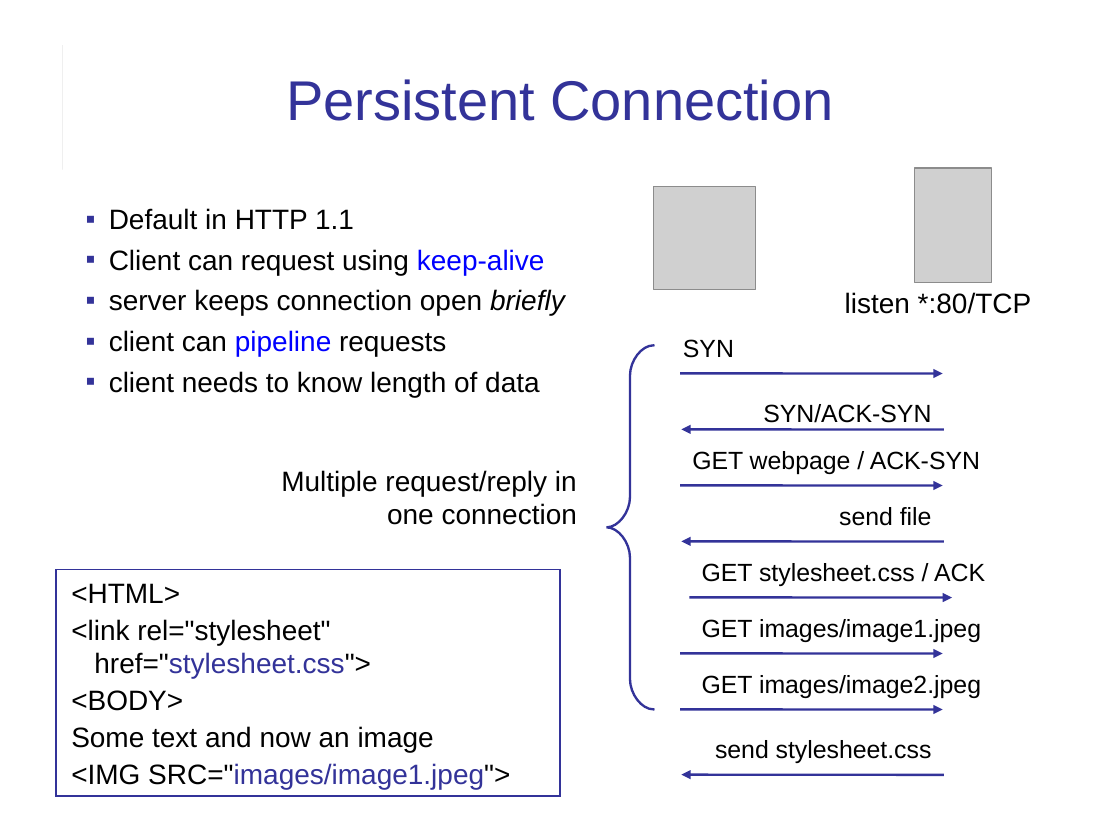
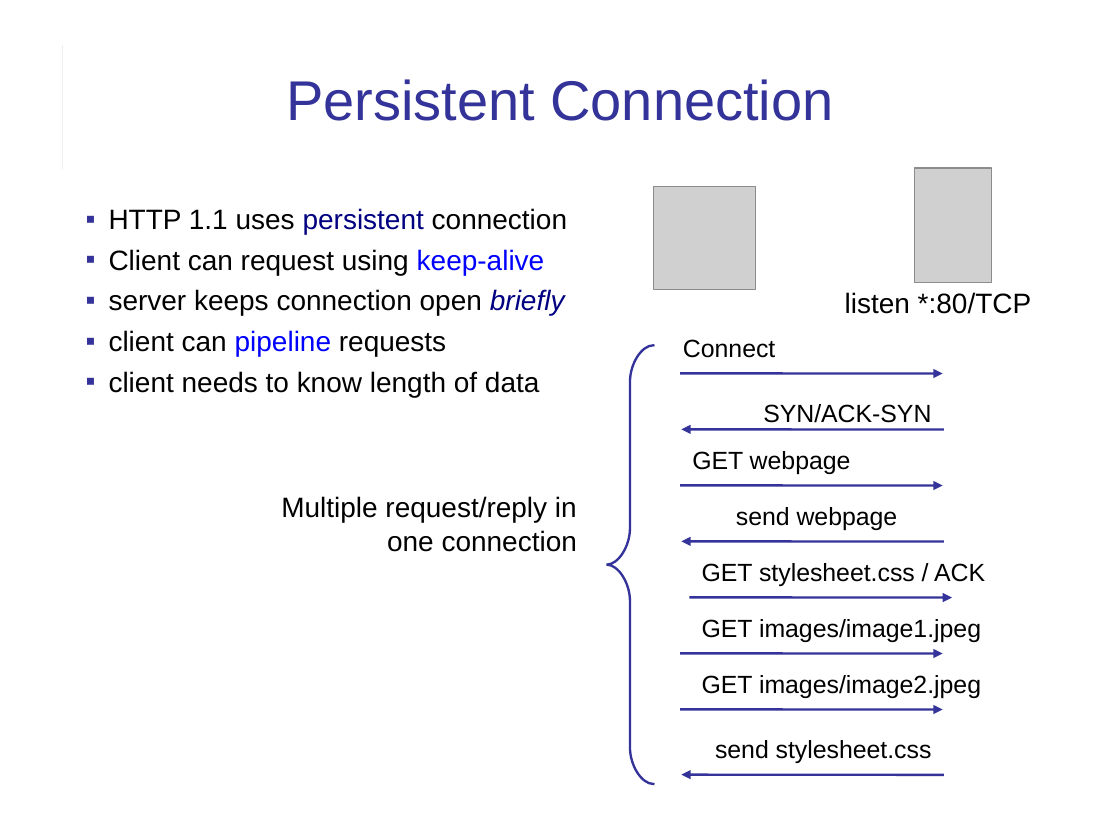
Before and after one commit to cpske/ISP, a slide deck: slide 59 of web/HTTP.ppt (slide 7 before the commit). Drawn at 1120x840 pixels with LibreOffice and Linux fonts; fonts in the diff are those of the drawing; grey boxes stand for pictures. Boxes give left, top, right and bottom in pixels: in the first picture for what was removed or moved away, otherwise in the second. Text is boxed around its words. In the diff, an @@ line names an element or a change of style, - is before the commit and + after.

Commit message:
update some material on http

```diff
--- a/web/HTTP.ppt
+++ b/web/HTTP.ppt
@@ text at bbox=[109, 208, 567, 234]: text changed @@
-▪ Default in HTTP 1.1
+▪ HTTP 1.1 uses persistent connection
@@ text at bbox=[109, 249, 565, 397]: text colour #000000 to #000080 in "briefly"; indent changed @@
@@ freeform shape: place and size @@
-freeform shape at bbox=[607, 345, 654, 709]
+freeform shape at bbox=[607, 345, 654, 784]
@@ text at bbox=[683, 339, 775, 358]: text changed @@
-SYN
+Connect
@@ text at bbox=[692, 451, 851, 474]: text changed @@
-GET webpage / ACK-SYN
+GET webpage
@@ text "Multiple request/reply in one connection": place and size @@
-text "Multiple request/reply in one connection" at bbox=[281, 470, 577, 525]
+text "Multiple request/reply in one connection" at bbox=[281, 496, 577, 552]
@@ text at bbox=[736, 507, 898, 530]: text changed @@
-send file
+send webpage
@@ rectangle removed at bbox=[56, 569, 560, 796] @@
-<HTML>
-<link rel="stylesheet" href="stylesheet.css">
-<BODY>
-Some text and now an image
-<IMG SRC="images/image1.jpeg">
```
Also in this commit, not shown: 15 other slides changed, 12 slides added, 1 slide removed, 2 other files.
